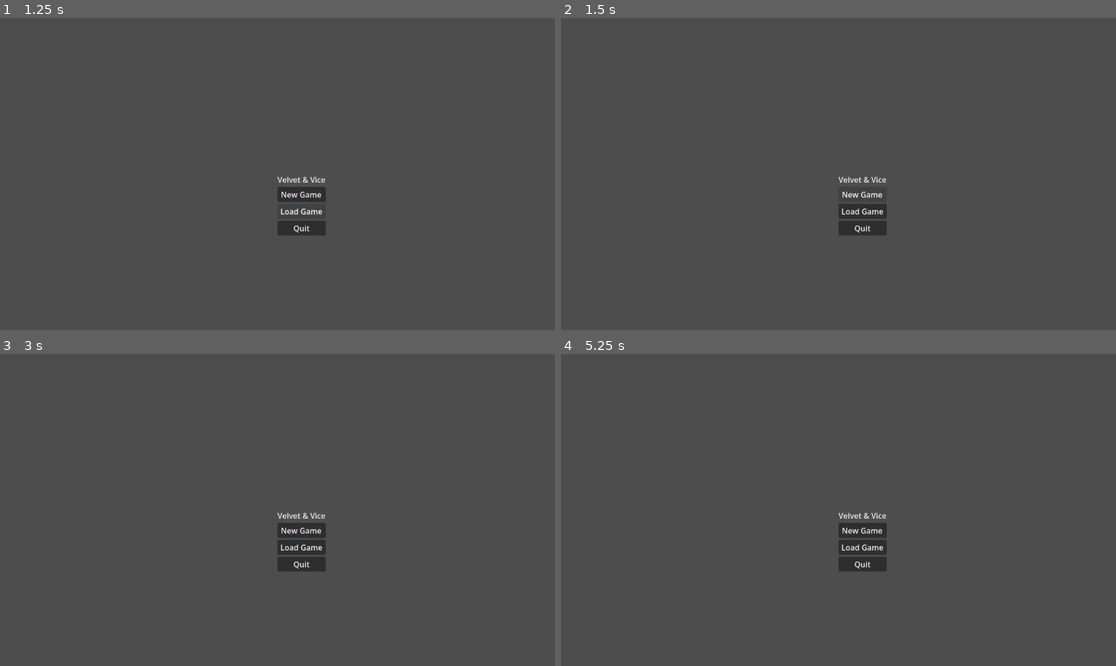
Above: before the commit, frames 1-4 (two rows, left to right).
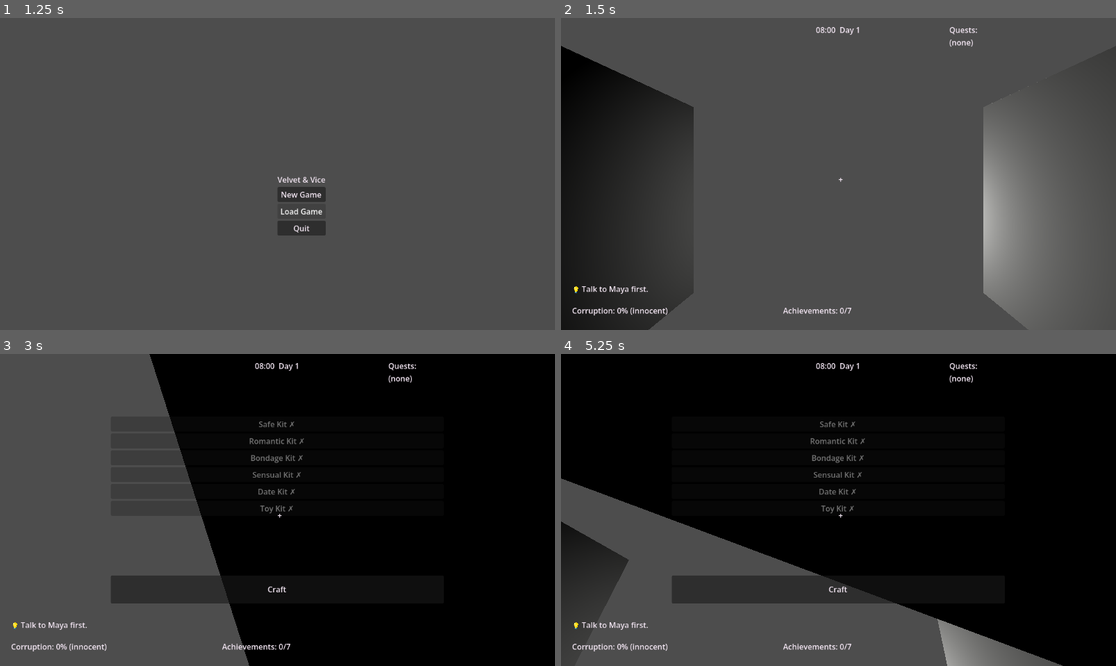
Above: after the commit, the same moments.

Repository: wippsanrinthailand80-commits/velvet-and-vice
Game: Godot game, scene res://scenes/main_menu.tscn
Two runs of this game, one before a commit and one after it. Both use one fixed random seed, a clock stepped at 60 frames per second and the inputs below.
Inputs (mouse positions are in pixels of both pictures, inside the frame that each line leads up to):
- Up to frame 1 (1.25 s): click "Load Game" at 0.5 s
- Up to frame 2 (1.5 s): click "New Game" at 1.25 s
- Up to frame 3 (3 s): click (299, 531) at 2 s, where only the run before the commit has a clickable "New Game"; tap Enter at 2.75 s; move the mouse to (399, 494) at 2.77 s; hold D (move_right) from 2.78 s (still down); tap C at 2.85 s
- Up to frame 4 (5.25 s): tap Space (jump) at 3.02, 4.25, 4.52 s; tap I at 3.05, 4.35 s; release D (move_right) at 3.5 s; click (838, 591) at 3.5 s, where only the run after the commit has a clickable "Craft"; move the mouse to (727, 525) at 4.27 s; hold S (move_back) 4.28-5.03 s; tap J at 4.55, 5.1 s; tap Enter at 5 s; move the mouse to (894, 441) at 5.02 s; hold D (move_right) from 5.03 s (still down)

Frame 1 is identical in both runs. In frame 2, 24% of the frame differs, in the area x 0-89%, y 2-100%; in frame 3, 66%; in frame 4, 80%, in the area x 0-100%, y 0-100%.
Error in both runs: Invalid assignment of property or key 'text' with value of type 'String' on a base object of type 'null instance'. (res://scripts/main_menu.gd:17)

Commit message:
Fix Godot 4.7 parse errors: CollisionShape3D, connect() Callable.bind, scancode->keycode, instance->instantiate

Diff:
--- a/scenes/player.tscn
+++ b/scenes/player.tscn
@@ -2,7 +2,7 @@
 
 [ext_resource path="res://scripts/player.gd" type="Script" id=1]
 
-[sub_resource type="CapsuleShape" id=1]
+[sub_resource type="CapsuleShape3D" id=1]
 radius = 0.3
 height = 1.0
 
--- a/scripts/character_npc.gd
+++ b/scripts/character_npc.gd
@@ -21,8 +21,8 @@
     body = StaticBody3D.new()
     body.name = "Body"
     add_child(body)
-    var col = CollisionShape.new()
-    var shape = CapsuleShape.new()
+    var col = CollisionShape3D.new()
+    var shape = CapsuleShape3D.new()
     shape.radius = 0.3
     shape.height = 1.6
     col.shape = shape
--- a/scripts/crafting_ui.gd
+++ b/scripts/crafting_ui.gd
@@ -14,7 +14,7 @@
     _refresh()
 
 func _input(event):
-    if event is InputEventKey and event.pressed and event.scancode == KEY_C:
+    if event is InputEventKey and event.pressed and event.keycode == KEY_C:
         visible = !visible
         if visible:
             _refresh()
@@ -30,7 +30,7 @@
         var can = CraftingSystem.can_craft(i)
         btn.text = recipe["name"] + (" ✓" if can else " ✗")
         btn.disabled = not can
-        btn.connect("pressed", self, "_select_recipe", [i])
+        btn.pressed.connect(Callable(self, "_select_recipe").bind(i))
         recipe_list.add_child(btn)
 
 func _select_recipe(idx: int):
--- a/scripts/dialogue_ui.gd
+++ b/scripts/dialogue_ui.gd
@@ -30,7 +30,7 @@
         for i in range(choices.size()):
             var b = Button.new()
             b.text = choices[i].get("text", "...")
-            b.connect("pressed", self, "_on_choice", [i])
+            b.pressed.connect(Callable(self, "_on_choice").bind(i))
             choices_container.add_child(b)
 
 func _on_choice(idx: int):
--- a/scripts/door.gd
+++ b/scripts/door.gd
@@ -12,8 +12,8 @@
 func _add_collision():
     body = StaticBody3D.new()
     add_child(body)
-    var col = CollisionShape.new()
-    var shape = BoxShape.new()
+    var col = CollisionShape3D.new()
+    var shape = BoxShape3D.new()
     shape.extents = Vector3(0.5, 1.0, 0.1)
     col.shape = shape
     body.add_child(col)
--- a/scripts/ending_manager.gd
+++ b/scripts/ending_manager.gd
@@ -43,7 +43,7 @@
     # Show ending UI
     var scene = load("res://scenes/ending.tscn")
     if scene:
-        var inst = scene.instance()
+        var inst = scene.instantiate()
         get_tree().root.add_child(inst)
         if inst.has_method("show_ending"):
             inst.show_ending(ending)
--- a/scripts/exit_door.gd
+++ b/scripts/exit_door.gd
@@ -11,8 +11,8 @@
 func _add_collision():
     body = StaticBody3D.new()
     add_child(body)
-    var col = CollisionShape.new()
-    var shape = BoxShape.new()
+    var col = CollisionShape3D.new()
+    var shape = BoxShape3D.new()
     shape.extents = Vector3(0.5, 1.0, 0.1)
     col.shape = shape
     body.add_child(col)
--- a/scripts/game_manager.gd
+++ b/scripts/game_manager.gd
@@ -68,7 +68,7 @@
     call_deferred("_do_change_scene", path)
 
 func _do_change_scene(path: String):
-    var new_scene = load(path).instance()
+    var new_scene = load(path).instantiate()
     get_tree().current_scene.queue_free()
     get_tree().root.add_child(new_scene)
     get_tree().current_scene = new_scene
--- a/scripts/inventory_ui.gd
+++ b/scripts/inventory_ui.gd
@@ -9,7 +9,7 @@
     _refresh()
 
 func _input(event):
-    if event is InputEventKey and event.pressed and event.scancode == KEY_I:
+    if event is InputEventKey and event.pressed and event.keycode == KEY_I:
         visible = !visible
         if visible:
             _refresh()
--- a/scripts/journal_ui.gd
+++ b/scripts/journal_ui.gd
@@ -13,7 +13,7 @@
     _refresh()
 
 func _input(event):
-    if event is InputEventKey and event.pressed and event.scancode == KEY_J:
+    if event is InputEventKey and event.pressed and event.keycode == KEY_J:
         visible = !visible
         if visible:
             _refresh()
@@ -27,7 +27,7 @@
     for i in range(entries.size()):
         var b = Button.new()
         b.text = entries[i]["title"]
-        b.connect("pressed", self, "_show_entry", [i])
+        b.pressed.connect(Callable(self, "_show_entry").bind(i))
         list_container.add_child(b)
     if entries.size() > 0 and current_index < entries.size():
         _show_entry(current_index)
--- a/scripts/prop.gd
+++ b/scripts/prop.gd
@@ -16,8 +16,8 @@
     body = StaticBody3D.new()
     body.name = "Body"
     add_child(body)
-    var col = CollisionShape.new()
-    var shape = SphereShape.new()
+    var col = CollisionShape3D.new()
+    var shape = SphereShape3D.new()
     shape.radius = 0.15
     col.shape = shape
     body.add_child(col)
--- a/scripts/settings_menu.gd
+++ b/scripts/settings_menu.gd
@@ -26,5 +26,5 @@
     visible = false
 
 func _input(event):
-    if event is InputEventKey and event.pressed and event.scancode == KEY_TAB:
+    if event is InputEventKey and event.pressed and event.keycode == KEY_TAB:
         visible = !visible
--- a/scripts/sex_ui.gd
+++ b/scripts/sex_ui.gd
@@ -36,7 +36,7 @@
     for pid in poses:
         var b = Button.new()
         b.text = SexSceneManager.poses[pid]["name"]
-        b.connect("pressed", self, "_on_pose_pressed", [pid])
+        b.pressed.connect(Callable(self, "_on_pose_pressed").bind(pid))
         pose_container.add_child(b)
 
 func _build_interact_buttons():
@@ -48,7 +48,7 @@
     for a in actions:
         var b = Button.new()
         b.text = a.capitalize()
-        b.connect("pressed", self, "_on_action_pressed", [a])
+        b.pressed.connect(Callable(self, "_on_action_pressed").bind(a))
         interact_buttons.add_child(b)
 
 func _on_pose_pressed(pid: String):
